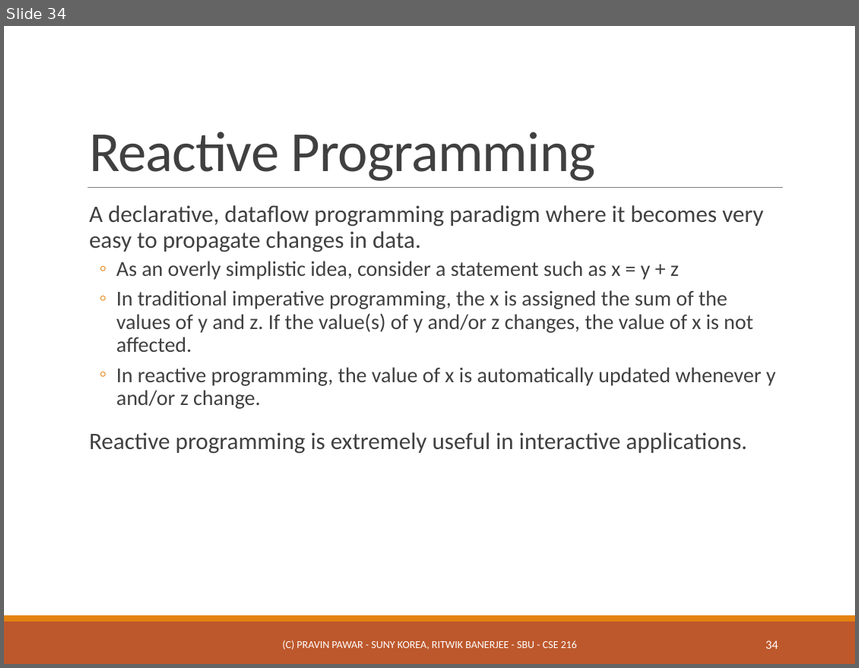
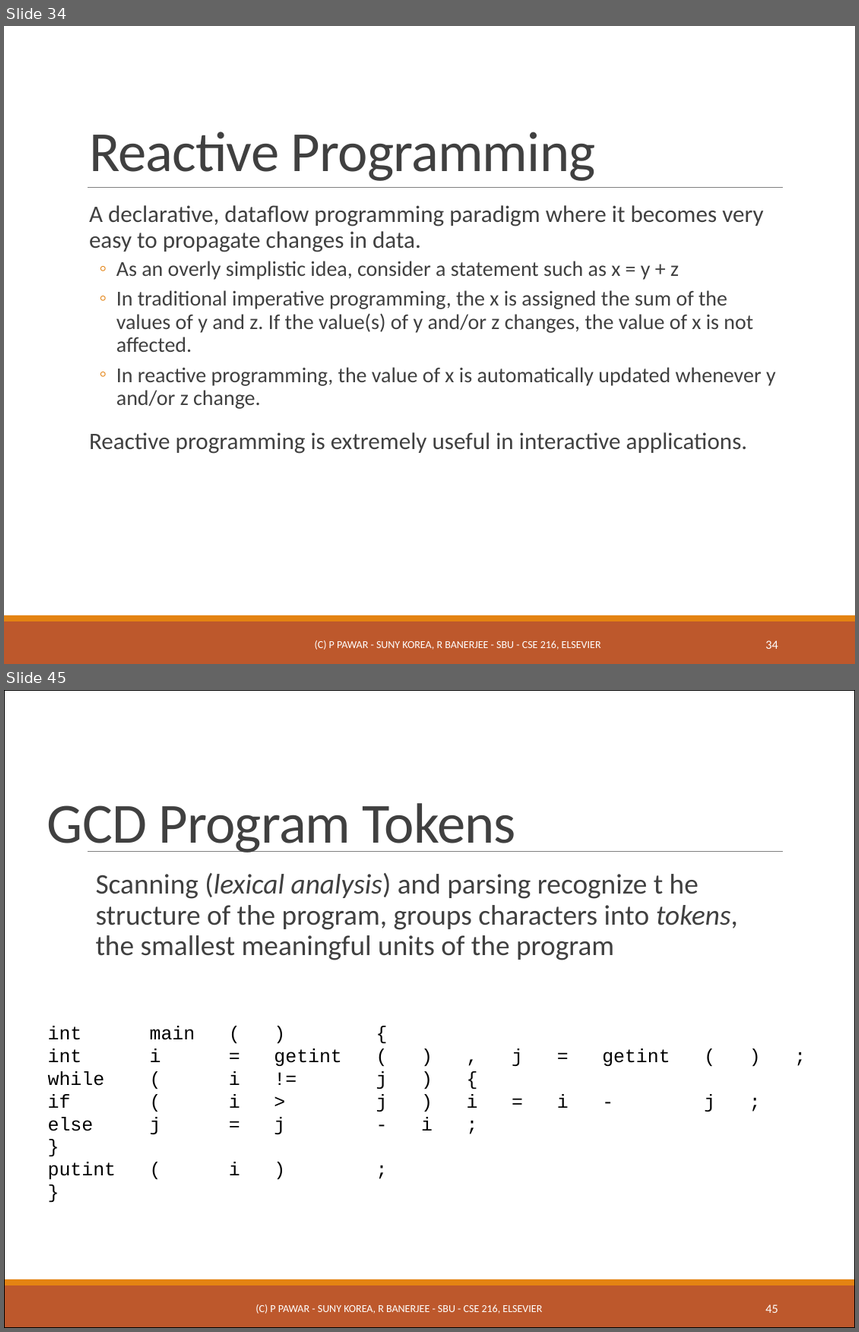
Before and after one commit to ppawar/ppawar.github.io, a slide deck: CSE216-S19/slides/PPT/CSE216_Lec1.pptx. Shown one above the other, each under a label of ours: slide 34 before the commit, slides 34 and 45 after it; the slides between them are not shown. The pictures are 859x668 and 859x1332 pixels, drawn with LibreOffice and Linux fonts; fonts in the diff are those of the drawing. Boxes give left, top, right and bottom in pixels: in the first picture for what was removed or moved away, otherwise in the second. Text is boxed around its words. In the diff, an @@ line names an element or a change of style, - is before the commit and + after.

```diff
--- a/CSE216-S19/slides/PPT/CSE216_Lec1.pptx
+++ b/CSE216-S19/slides/PPT/CSE216_Lec1.pptx
@@ slide 45 added at (4, 690, 855, 1328), background #FFFFFF; not listed: 3 template elements that a slide beside it also shows @@
@@ rectangle added at (4, 690, 855, 1328), outline #000000 0.75 pt @@
@@ title added at (47, 803, 516, 853), 48 pt, text #404040 @@
+GCD Program Tokens
@@ text added at (96, 873, 738, 961), 24 pt, text #404040 @@
+  Scanning (lexical analysis) and parsing recognize t he structure of the program, groups characters into tokens, the smallest meaningful units of the program
@@ text added at (48, 1026, 433, 1176), 16 pt, text #000000 @@
+        int main ( ) {
+        int i = getint ( ) , j = getint ( ) ;
+        while ( i != j ) {
+        if ( i > j ) i = i - j ;
+        else j = j - i ;
+        }
+        putint ( i ) ;
+}
@@ text added at (256, 1305, 542, 1314), 9 pt, text #FFFFFF @@
+(C) P PAWAR - SUNY KOREA, R BANERJEE - SBU - CSE 216, ELSEVIER
@@ page number added at (766, 1305, 778, 1313), 10.5 pt, text #FFFFFF @@
+45
@@ slide 34 changed as well @@
@@ text at (315, 641, 601, 650): text changed @@
-(C) PRAVIN PAWAR - SUNY KOREA, RITWIK BANERJEE - SBU - CSE 216
+(C) P PAWAR - SUNY KOREA, R BANERJEE - SBU - CSE 216, ELSEVIER
```
Also in this commit, not shown: 31 other slides changed, 19 other slides added.
